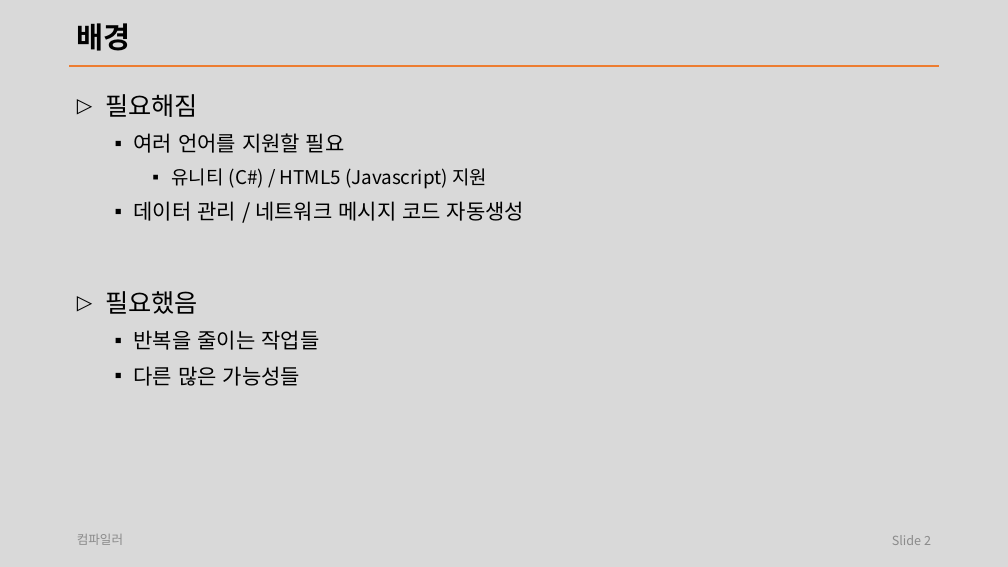
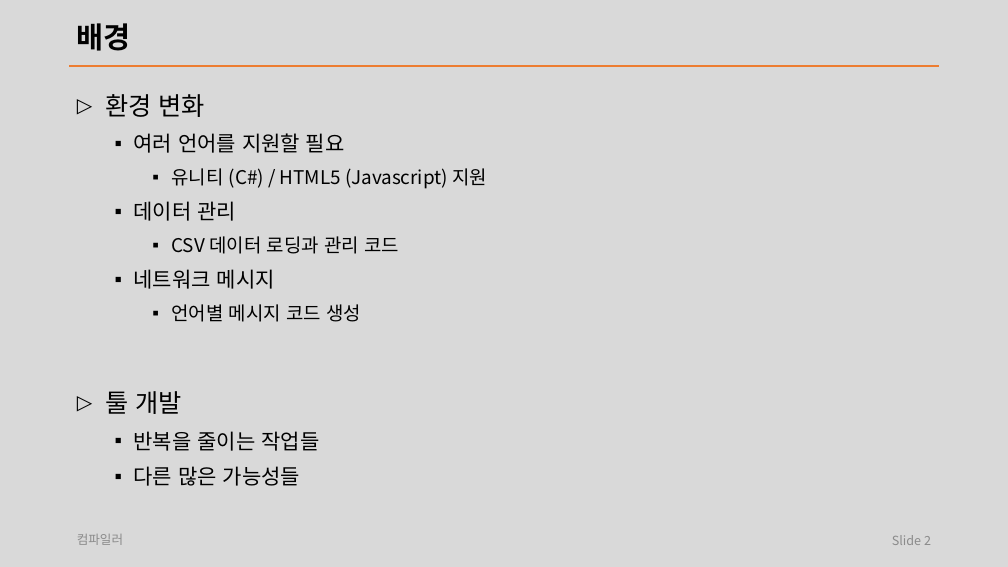
Before and after one commit to laxtools/article, a slide deck: slide 2 of programming/compiler/lecture/note.pptx. Drawn at 1008x567 pixels with LibreOffice and Linux fonts; fonts in the diff are those of the drawing. Boxes give left, top, right and bottom in pixels: in the first picture for what was removed or moved away, otherwise in the second. Text is boxed around its words. In the diff, an @@ line names an element or a change of style, - is before the commit and + after.

```diff
--- a/programming/compiler/lecture/note.pptx
+++ b/programming/compiler/lecture/note.pptx
@@ text at [105,94,205,117]: text changed @@
-▷ 필요해짐
+▷ 환경 변화
@@ text at [105,201,399,414]: text changed; size 20 to 18 pt @@
-  ▪ 데이터 관리 / 네트워크 메시지 코드 자동생성
-▷ 필요했음
+  ▪ 데이터 관리
+    ▪ CSV 데이터 로딩과 관리 코드
+  ▪ 네트워크 메시지
+    ▪ 언어별 메시지 코드 생성
+▷ 툴 개발
```
Also in this commit, not shown: 4 other slides changed, 3 slides added, 8 other files.
